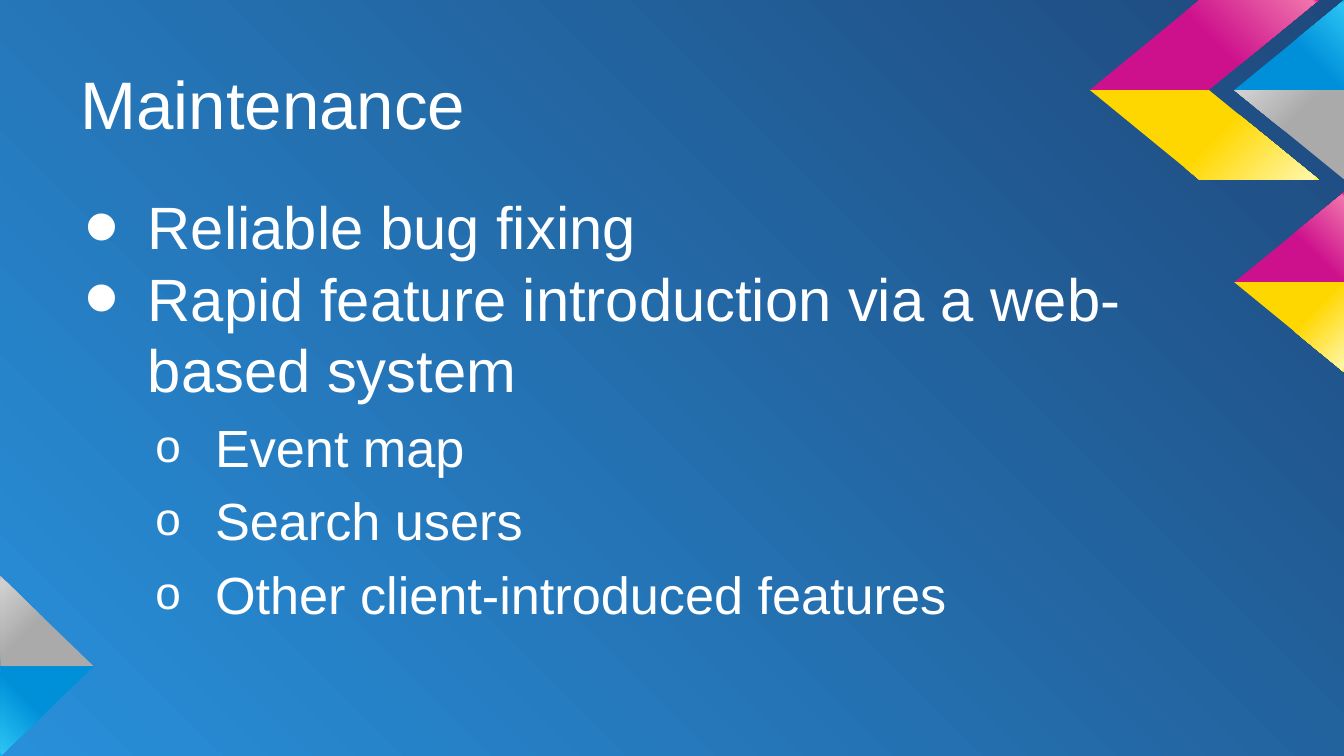
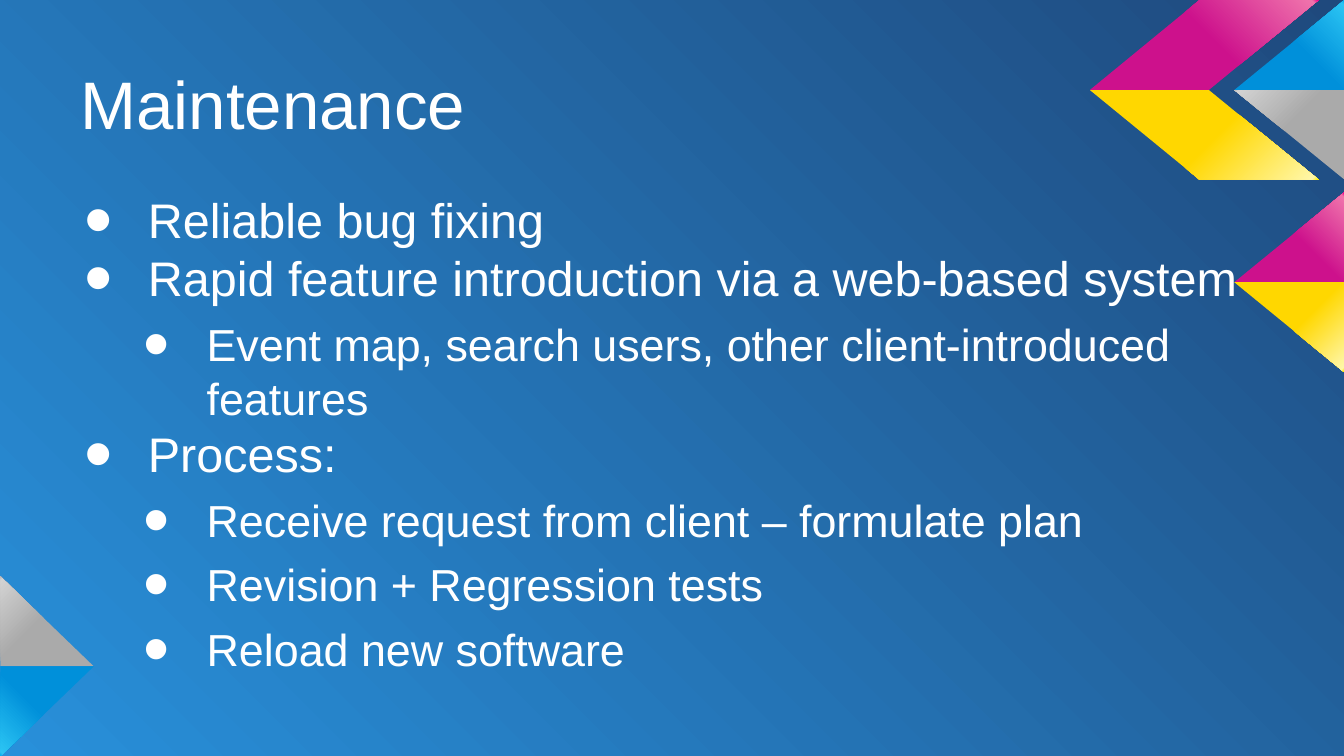
Before and after one commit to CS1530-G7/EventHub, a slide deck: slide 7 of private/doc/Final Presentation.pptx (slide 6 before the commit). Drawn at 1344x756 pixels with LibreOffice and Linux fonts; fonts in the diff are those of the drawing. Boxes give left, top, right and bottom in pixels: in the first picture for what was removed or moved away, otherwise in the second. Text is boxed around its words. In the diff, an @@ line names an element or a change of style, - is before the commit and + after.

```diff
--- a/private/doc/Final Presentation.pptx
+++ b/private/doc/Final Presentation.pptx
@@ text at [148,203,1237,306]: size 32 to 26 pt in "Reliable bug fixing", "Rapid feature introduction via a web-based system" @@
@@ text at [148,328,1170,667]: text changed; size 28 to 24 pt @@
-  o Event map
-  o Search users
-  o Other client-introduced features
+  • Event map, search users, other client-introduced features
+• Process:
+  • Receive request from client – formulate plan
+  • Revision + Regression tests
+  • Reload new software
```
Also in this commit, not shown: 1 other slide changed, 1 slide added.
